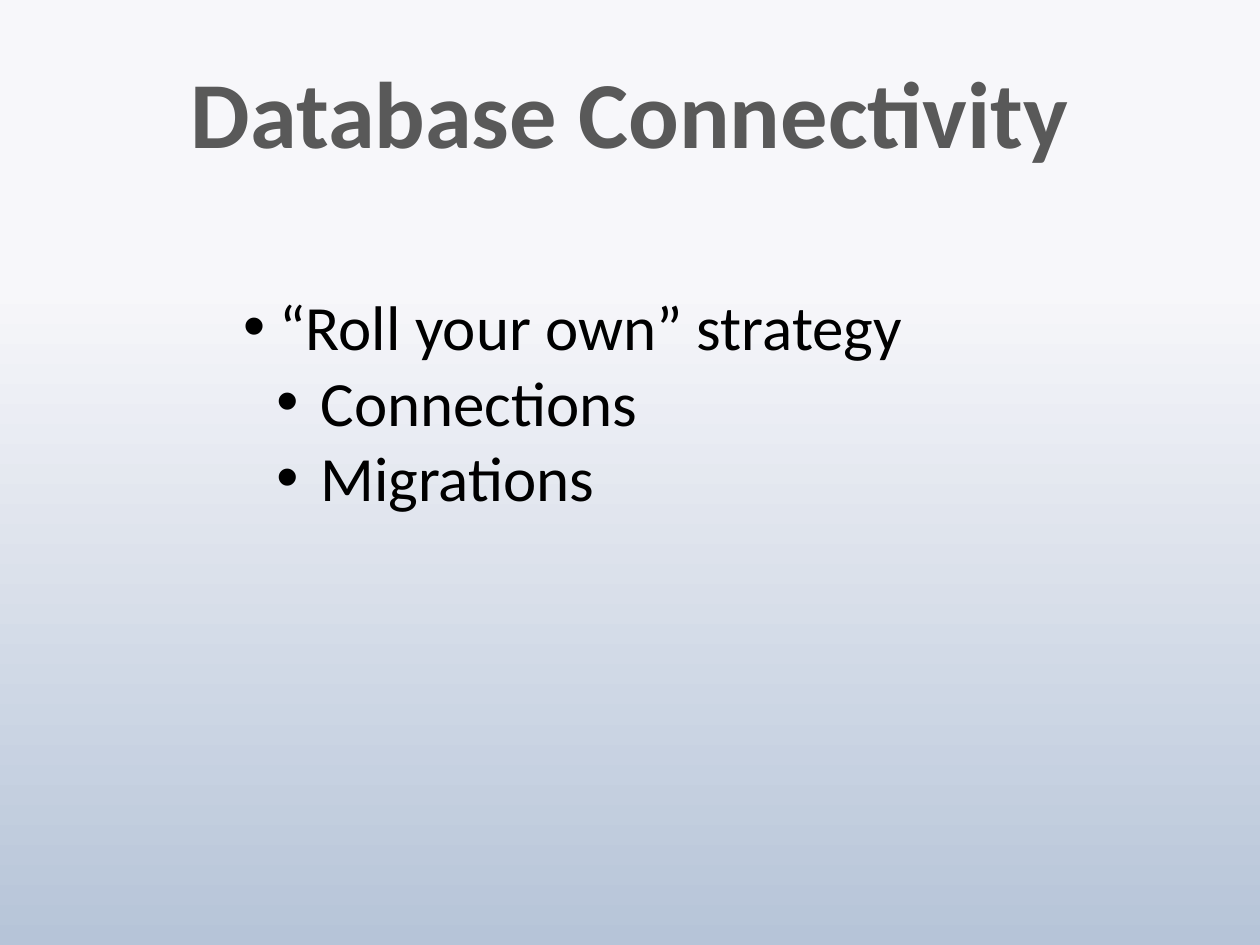
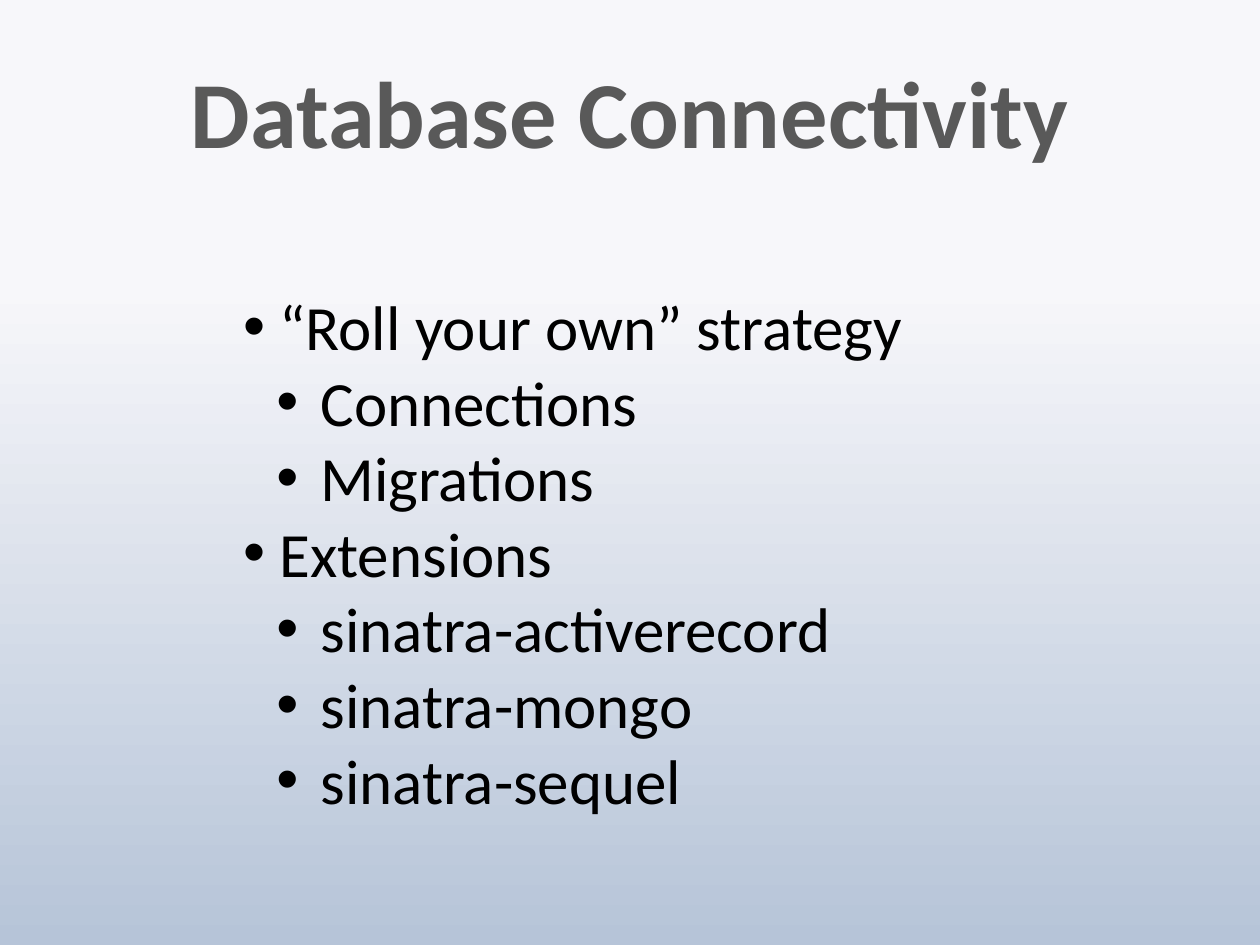
Before and after one commit to techwhizbang/sinatra_slideshow, a slide deck: slide 14 of sinatra.pptx (slide 12 before the commit). Drawn at 1260x945 pixels with LibreOffice and Linux fonts; fonts in the diff are those of the drawing. Boxes give left, top, right and bottom in pixels: in the first picture for what was removed or moved away, otherwise in the second. Text is boxed around its words. In the diff, an @@ line names an element or a change of style, - is before the commit and + after.

```diff
--- a/sinatra.pptx
+++ b/sinatra.pptx
@@ text at (279, 533, 830, 814): paragraphs added @@
+• Extensions
+  • sinatra-activerecord
+  • sinatra-mongo
+  • sinatra-sequel
```
Also in this commit, not shown: 8 other slides changed, 2 slides added.
